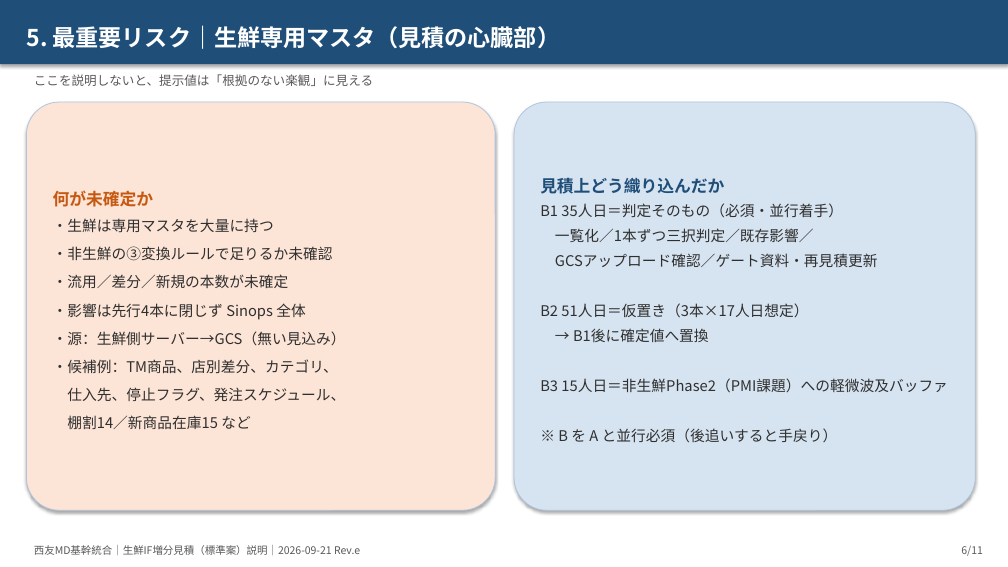
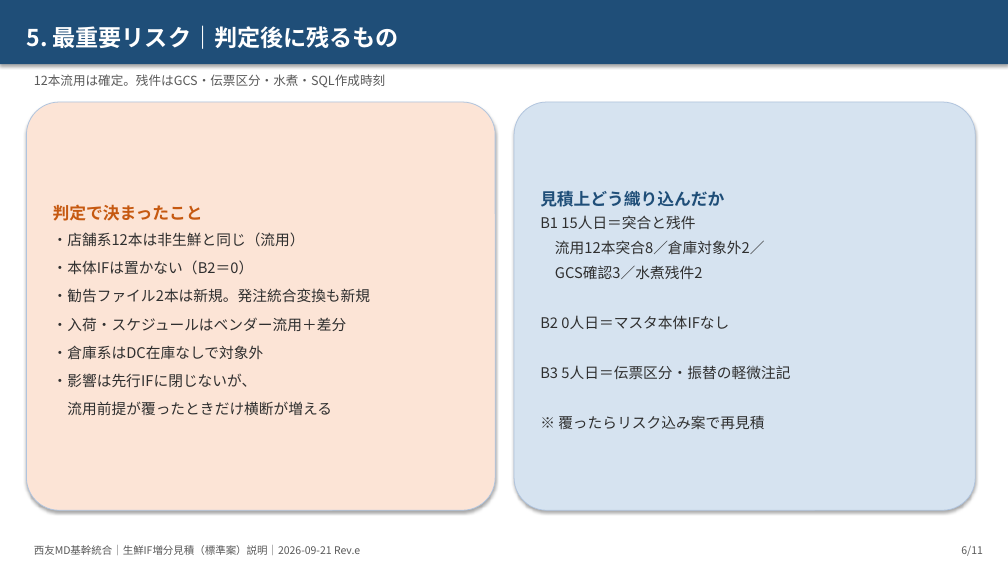
Before and after one commit to ZangPengshi-TREC/Zang_TreC, a slide deck: slide 6 of PMI/Sinops/phase2-detail-design/sources/20260921-生鮮IF増分見積/【説明】生鮮IF増分_標準案見積_リスク着眼_20260921.pptx. Drawn at 1008x567 pixels with LibreOffice and Linux fonts; fonts in the diff are those of the drawing. Boxes give left, top, right and bottom in pixels: in the first picture for what was removed or moved away, otherwise in the second. Text is boxed around its words. In the diff, an @@ line names an element or a change of style, - is before the commit and + after.

```diff
--- a/PMI/Sinops/phase2-detail-design/sources/20260921-生鮮IF増分見積/【説明】生鮮IF増分_標準案見積_リスク着眼_20260921.pptx
+++ b/PMI/Sinops/phase2-detail-design/sources/20260921-生鮮IF増分見積/【説明】生鮮IF増分_標準案見積_リスク着眼_20260921.pptx
@@ text in rectangle at <box>26,25,399,49</box>: text changed @@
-5. 最重要リスク｜生鮮専用マスタ（見積の心臓部）
+5. 最重要リスク｜判定後に残るもの
@@ text at <box>34,74,385,88</box>: text changed @@
-ここを説明しないと、提示値は「根拠のない楽観」に見える
+12本流用は確定。残件はGCS・伝票区分・水煮・SQL作成時刻
@@ text in rounded rectangle at <box>53,204,371,415</box>: text changed @@
-何が未確定か
-・生鮮は専用マスタを大量に持つ
-・非生鮮の③変換ルールで足りるか未確認
-・流用／差分／新規の本数が未確定
-・影響は先行4本に閉じず Sinops 全体
-・源：生鮮側サーバー→GCS（無い見込み）
-・候補例：TM商品、店別差分、カテゴリ、
-仕入先、停止フラグ、発注スケジュール、
-棚割14／新商品在庫15 など
+判定で決まったこと
+・店舗系12本は非生鮮と同じ（流用）
+・本体IFは置かない（B2＝0）
+・勧告ファイル2本は新規。発注統合変換も新規
+・入荷・スケジュールはベンダー流用＋差分
+・倉庫系はDC在庫なしで対象外
+・影響は先行IFに閉じないが、
+流用前提が覆ったときだけ横断が増える
@@ text in rounded rectangle at <box>540,215,790,429</box>: text changed @@
-B1 35人日＝判定そのもの（必須・並行着手）
-一覧化／1本ずつ三択判定／既存影響／
-GCSアップロード確認／ゲート資料・再見積更新
-B2 51人日＝仮置き（3本×17人日想定）
-→ B1後に確定値へ置換
-B3 15人日＝非生鮮Phase2（PMI課題）への軽微波及バッファ
-※ B を A と並行必須（後追いすると手戻り）
+B1 15人日＝突合と残件
+流用12本突合8／倉庫対象外2／
+GCS確認3／水煮残件2
+B2 0人日＝マスタ本体IFなし
+B3 5人日＝伝票区分・振替の軽微注記
+※ 覆ったらリスク込み案で再見積
```
Also in this commit, not shown: 10 other slides changed, 18 other files.
